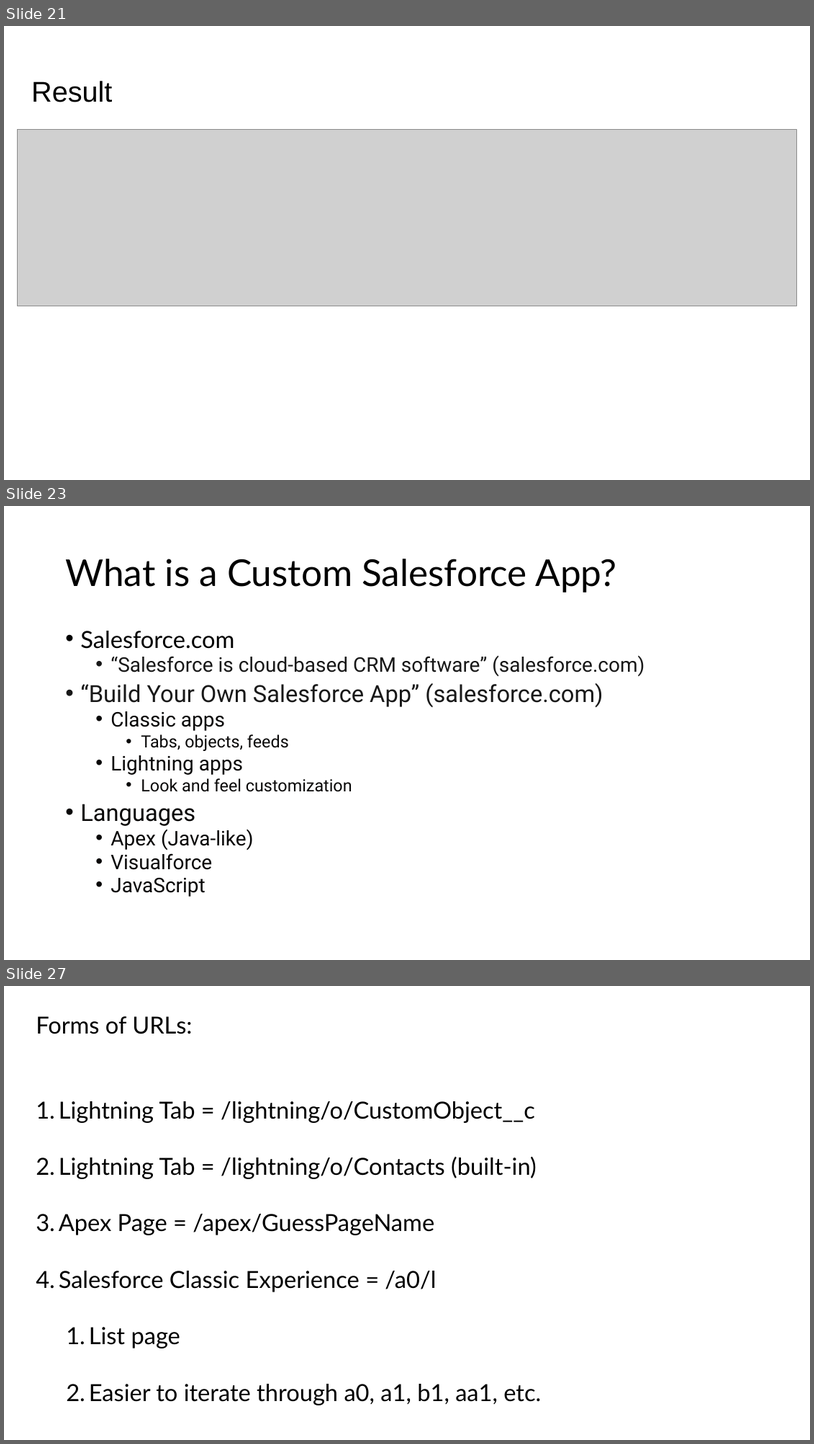
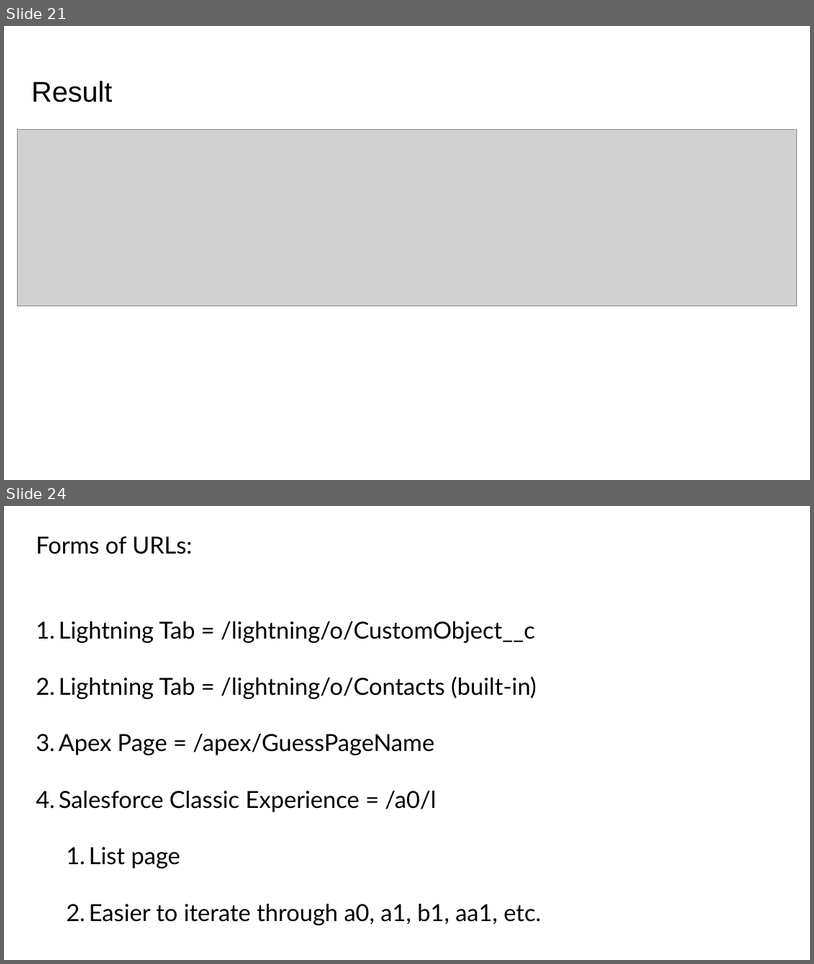
Before and after one commit to rbeede/pen-testing-cloud-apis, a slide deck: workshop_event/Pen-Testing Cloud REST APIs - 2025.pptx. Shown one above the other, each under a label of ours: slides 21, 23 and 27 before the commit, slides 21 and 24 after it; the slides between them are not shown. The pictures are 814x1444 and 814x964 pixels, drawn with LibreOffice and Linux fonts; fonts in the diff are those of the drawing; grey boxes stand for pictures. Boxes give left, top, right and bottom in pixels: in the first picture for what was removed or moved away, otherwise in the second. Text is boxed around its words. In the diff, an @@ line names an element or a change of style, - is before the commit and + after.

```diff
--- a/workshop_event/Pen-Testing Cloud REST APIs - 2025.pptx
+++ b/workshop_event/Pen-Testing Cloud REST APIs - 2025.pptx
@@ slide 23 removed at bbox=[4, 506, 810, 960], background #FFFFFF @@
@@ title removed at bbox=[65, 559, 617, 592] @@
-What is a Custom Salesforce App?
@@ text removed at bbox=[80, 631, 645, 896] @@
-• Salesforce.com
-  • “Salesforce is cloud-based CRM software” (salesforce.com)
-• “Build Your Own Salesforce App” (salesforce.com)
-  • Classic apps
-    • Tabs, objects, feeds
-  • Lightning apps
-    • Look and feel customization
-• Languages
-  • Apex (Java-like)
-  • Visualforce
-  • JavaScript
@@ what was slide 27 is now slide 24 @@
```
Also in this commit, not shown: 3 slides changed, 2 other slides removed.
